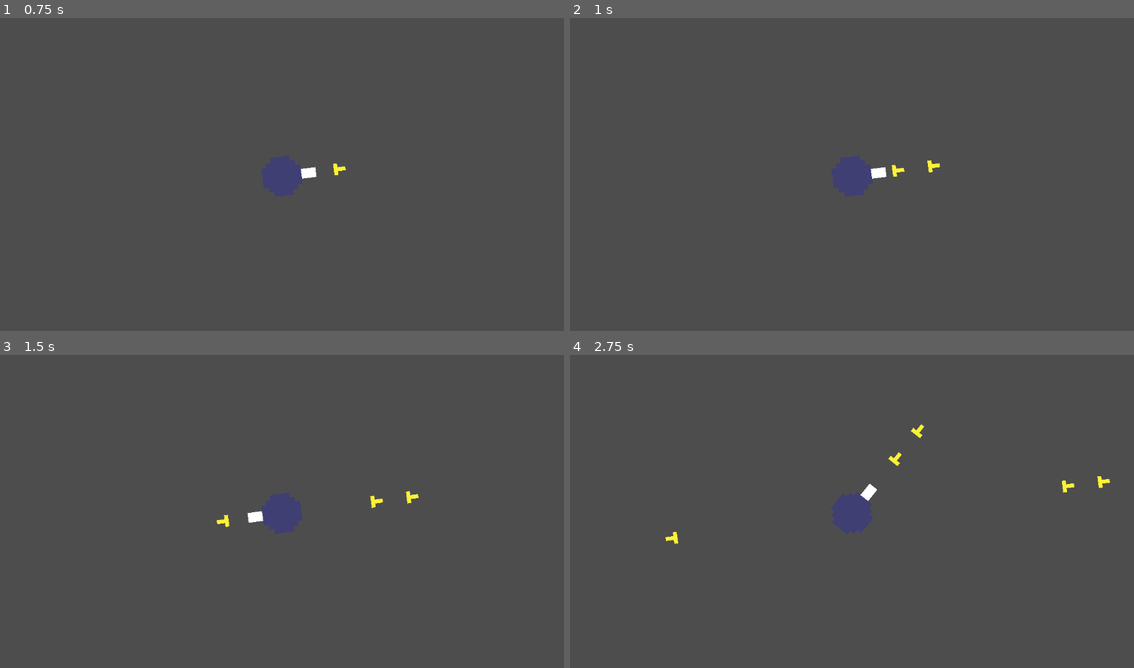
Above: before the commit, frames 1-4 (two rows, left to right).
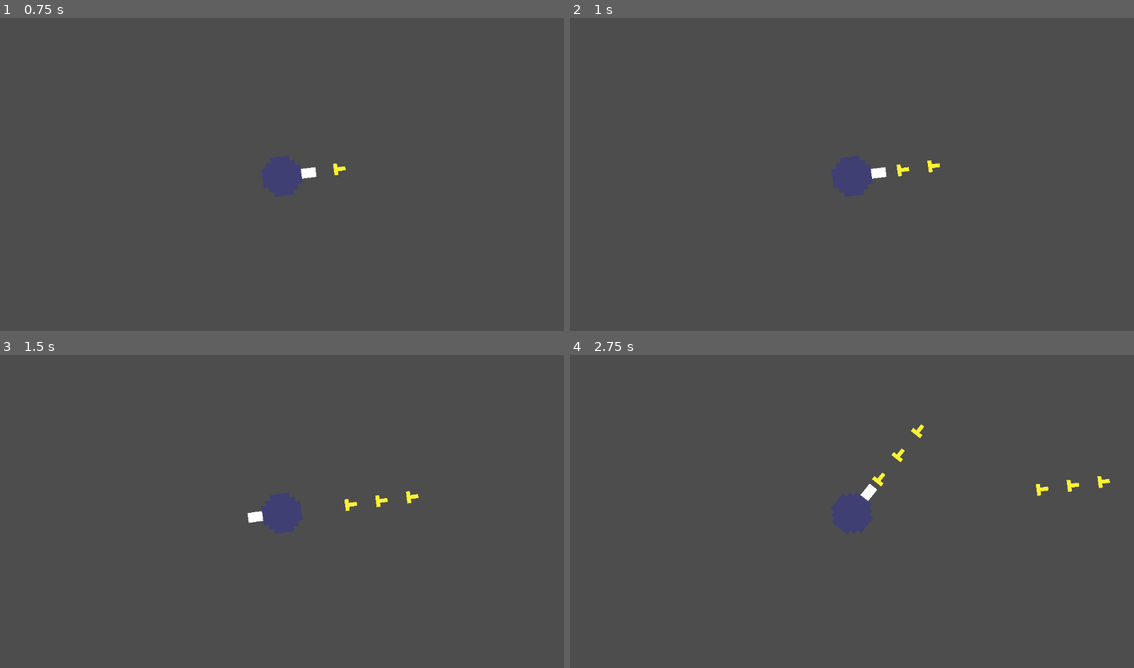
Above: after the commit, the same moments.

Repository: fisabreyt123-spec/shootem-up---first-game
Game: Godot game, scene res://Root.tscn
Same seed, same stepped clock (60 frames per second), same inputs: the game is played once before the commit and once after it.
Inputs (mouse positions are in pixels of both pictures, inside the frame that each line leads up to):
- Up to frame 1 (0.75 s): tap Enter at 0.5 s; move the mouse to (406, 161) at 0.52 s; press the mouse at (406, 161) at 0.53 s
- Up to frame 2 (1 s): no input
- Up to frame 3 (1.5 s): move the mouse to (169, 530) at 1.27 s; release the mouse at (169, 530) at 1.28 s; click (169, 530) at 1.35 s
- Up to frame 4 (2.75 s): move the mouse to (908, 442) at 2.02 s; press the mouse at (908, 442) at 2.03 s

Frame 1 is identical in both runs. In frame 2, less than 0.1% of the frame differs, in the area x 56-61%, y 46-51%; in frame 3, 0.2%; in frame 4, 0.3%, in the area x 16-91%, y 29-61%.

Commit message:
Convert enemy to Area2D and add Area2D script
Add area_2d.gd (with chase and collision handling) and its UID; update enemy.tscn to replace the CharacterBody2D with an Area2D node, attach the new script, wire area/body signals, and adjust sprite/scale. Remove prior enemy movement logic from character_body_2d.gd. Add class_name Bullet in bullet.gd and switch physics to move_and_slide (remove explicit collide handling); rename node in bullet.tscn to Bullet. Tweak player.gd firing cooldown from 0.35 to 0.3 and minor cleanup.

Diff:
--- /dev/null
+++ b/area_2d.gd
@@ -0,0 +1,25 @@
+extends Area2D
+var speed = 50
+var player_path=preload("res://player.tscn")
+var bullet_path=preload("res://bullet.tscn")
+
+# Called every frame. 'delta' is the elapsed time since the previous frame.
+func _process(delta: float) -> void:
+	var player = get_tree().get_first_node_in_group("player")
+	var player_position = player.global_position
+	global_position = global_position.move_toward(player_position, speed * delta)
+
+
+
+
+# Called when the node enters the scene tree for the first time.
+func _ready() -> void:
+	pass
+
+
+
+func _on_body_entered(body: Node2D) -> void:
+	if (body is Bullet):
+		print("hit by bullet")
+		queue_free()
+		body.queue_free()
--- a/bullet.gd
+++ b/bullet.gd
@@ -1,4 +1,5 @@
 extends CharacterBody2D
+class_name Bullet
 var pos:Vector2
 var rota:float
 var dir:float
@@ -10,9 +11,6 @@
 
 
 
-func _physics_process(delta: float):
+func _physics_process(_delta: float):
 	velocity=Vector2(speed, 0).rotated(dir)
-	var collision_info = move_and_collide(velocity * delta)
-	if collision_info:
-		print("Collision hit")
-		queue_free()
+	move_and_slide()
--- a/bullet.tscn
+++ b/bullet.tscn
@@ -7,7 +7,7 @@
 radius = 3.5
 height = 7.0
 
-[node name="CharacterBody2D" type="CharacterBody2D"]
+[node name="Bullet" type="CharacterBody2D"]
 scale = Vector2(4, 4)
 collision_layer = 4
 collision_mask = 2
--- a/character_body_2d.gd
+++ b/character_body_2d.gd
@@ -1,20 +1 @@
 extends CharacterBody2D
-
-var speed = 50
-var player_path=preload("res://player.tscn")
-
-
-
-# Called when the node enters the scene tree for the first time.
-func _ready() -> void:
-	add_to_group("enemy")
-
-
-# Called every frame. 'delta' is the elapsed time since the previous frame.
-func _process(delta: float) -> void:
-	var player = get_tree().get_first_node_in_group("player")
-	var player_position = player.global_position
-	global_position = global_position.move_toward(player_position, speed * delta)
-	#var collision_info = move_and_collide(player_position * delta)
-	#if collision_info:
-	#	print("collided")
--- a/enemy.tscn
+++ b/enemy.tscn
@@ -1,23 +1,25 @@
 [gd_scene load_steps=4 format=3 uid="uid://dfv3yte64jvrf"]
 
-[ext_resource type="Script" uid="uid://bufppjmo4gnxa" path="res://character_body_2d.gd" id="1_4gyqm"]
 [ext_resource type="Texture2D" uid="uid://dx0ayplbxcg7x" path="res://Sprites/Enemy_P.png" id="1_7k104"]
+[ext_resource type="Script" uid="uid://camph1rlhilnw" path="res://area_2d.gd" id="3_qi2p4"]
 
 [sub_resource type="RectangleShape2D" id="RectangleShape2D_4gyqm"]
 
 [node name="Node2D" type="Node2D"]
 
-[node name="CharacterBody2D" type="CharacterBody2D" parent="."]
-texture_filter = 1
+[node name="Area2D" type="Area2D" parent="."]
+scale = Vector2(2, 2)
 collision_layer = 2
 collision_mask = 5
-script = ExtResource("1_4gyqm")
+script = ExtResource("3_qi2p4")
 
-[node name="EnemyP" type="Sprite2D" parent="CharacterBody2D"]
+[node name="EnemyP" type="Sprite2D" parent="Area2D"]
 texture_filter = 1
-scale = Vector2(3, 3)
+scale = Vector2(1.6666667, 1.6666667)
 texture = ExtResource("1_7k104")
 
-[node name="CollisionShape2D" type="CollisionShape2D" parent="CharacterBody2D"]
-scale = Vector2(1.8, 1.8)
+[node name="CollisionShape2D" type="CollisionShape2D" parent="Area2D"]
 shape = SubResource("RectangleShape2D_4gyqm")
+
+[connection signal="area_entered" from="Area2D" to="Area2D" method="_on_area_entered"]
+[connection signal="body_entered" from="Area2D" to="Area2D" method="_on_body_entered"]
--- a/player.gd
+++ b/player.gd
@@ -2,7 +2,7 @@
 
 var bullet_path=preload("res://bullet.tscn")
 var start = true
-var max_time = 0.35
+var max_time = 0.3
 #using max_time = 0.3 with buffs that will be added later
 var current_time = 0
 var player_location: Vector2 = Vector2(576.0, 324.0)
@@ -14,12 +14,13 @@
 #Mouse-following movement function + Shoot command
 func _physics_process(delta):
 	look_at(get_global_mouse_position())
+
+
 	current_time += delta
 	if (Input.is_action_pressed("shoot")):
 		if start == true:
 			fire()
 			start = false
-
 		print(current_time)
 		if current_time > max_time and start == false:
 			fire()
Not shown, added: area_2d.gd.uid
